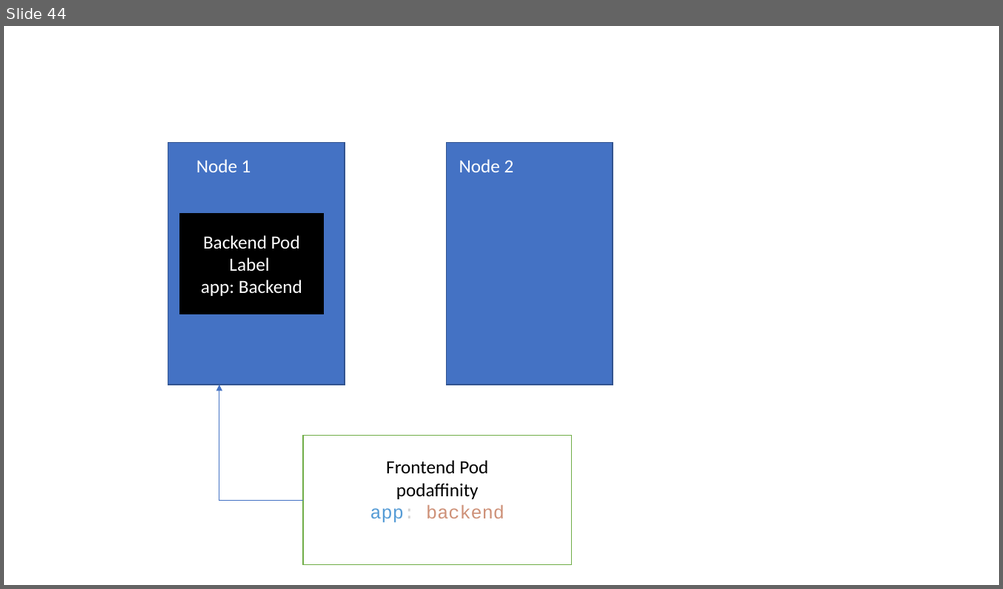
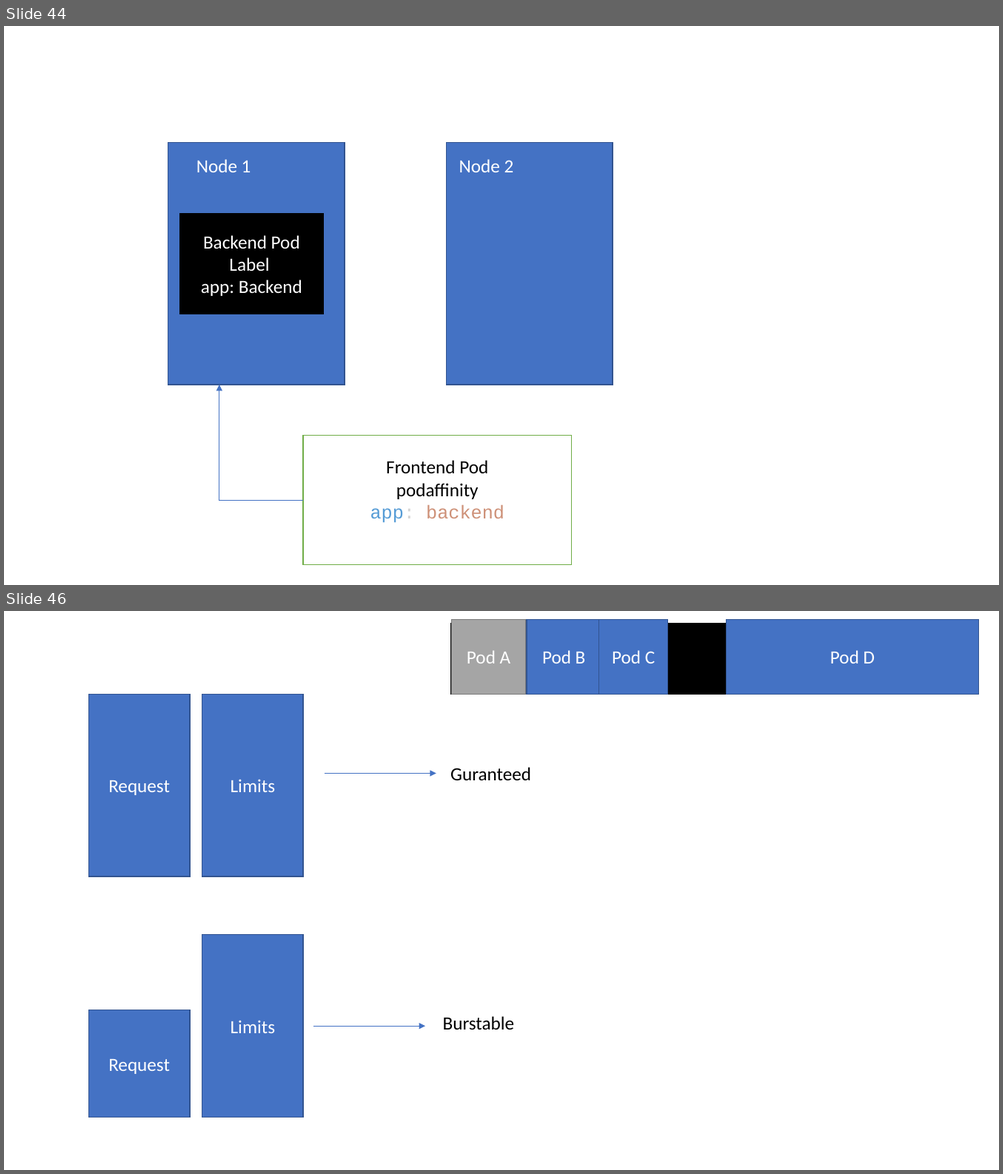
Before and after one commit to BhaveshBR/ckalab, a slide deck: WhiteBoard.pptx. Shown one above the other, each under a label of ours: slide 44 before the commit, slides 44 and 46 after it; the slides between them are not shown. The pictures are 1003x589 and 1003x1174 pixels, drawn with LibreOffice and Linux fonts; fonts in the diff are those of the drawing. Boxes give left, top, right and bottom in pixels: in the first picture for what was removed or moved away, otherwise in the second. Text is boxed around its words. In the diff, an @@ line names an element or a change of style, - is before the commit and + after.

```diff
--- a/WhiteBoard.pptx
+++ b/WhiteBoard.pptx
@@ slide 46 added at [4,611,999,1170], background #FFFFFF @@
@@ rectangle added at [451,624,979,695], fill #000000, outline #000000 1 pt @@
@@ rectangle added at [451,619,526,694], fill #A5A5A5, outline #7A7A7A 1 pt, 18 pt, text #FFFFFF @@
+Pod A
@@ rectangle added at [527,619,601,694], fill #4472C4, outline #325491 1 pt, 18 pt, text #FFFFFF @@
+Pod B
@@ rectangle added at [599,619,667,694], fill #4472C4, outline #325491 1 pt, 18 pt, text #FFFFFF @@
+Pod C
@@ rectangle added at [726,619,979,694], fill #4472C4, outline #325491 1 pt, 18 pt, text #FFFFFF @@
+Pod D
@@ rectangle added at [89,694,190,877], fill #4472C4, outline #325491 1 pt, 18 pt, text #FFFFFF @@
+Request
@@ rectangle added at [202,694,303,877], fill #4472C4, outline #325491 1 pt, 18 pt, text #FFFFFF @@
+Limits
@@ arrow added from (324, 774) to (436, 774), #4472C4 0.5 pt @@
@@ text added at [450,767,531,781], 18 pt, text #000000 @@
+Guranteed
@@ rectangle added at [202,935,303,1118], fill #4472C4, outline #325491 1 pt, 18 pt, text #FFFFFF @@
+Limits
@@ rectangle added at [89,1010,190,1118], fill #4472C4, outline #325491 1 pt, 18 pt, text #FFFFFF @@
+Request
@@ arrow added from (313, 1027) to (426, 1027), #4472C4 0.5 pt @@
@@ text added at [443,1017,515,1031], 18 pt, text #000000 @@
+Burstable
```
Also in this commit, not shown: 21 other slides added.
